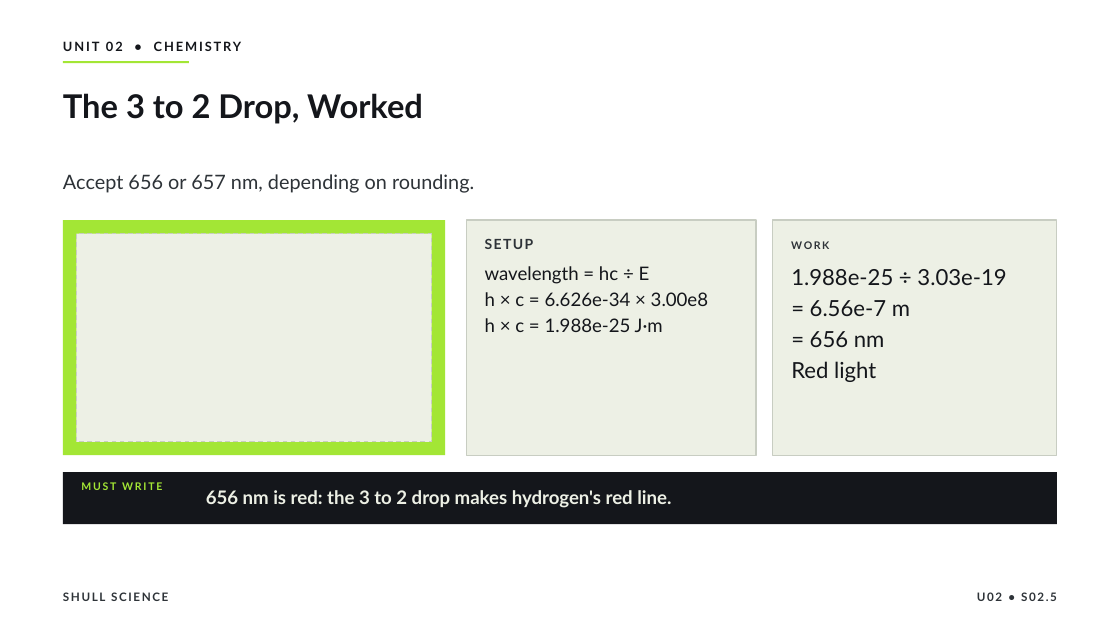
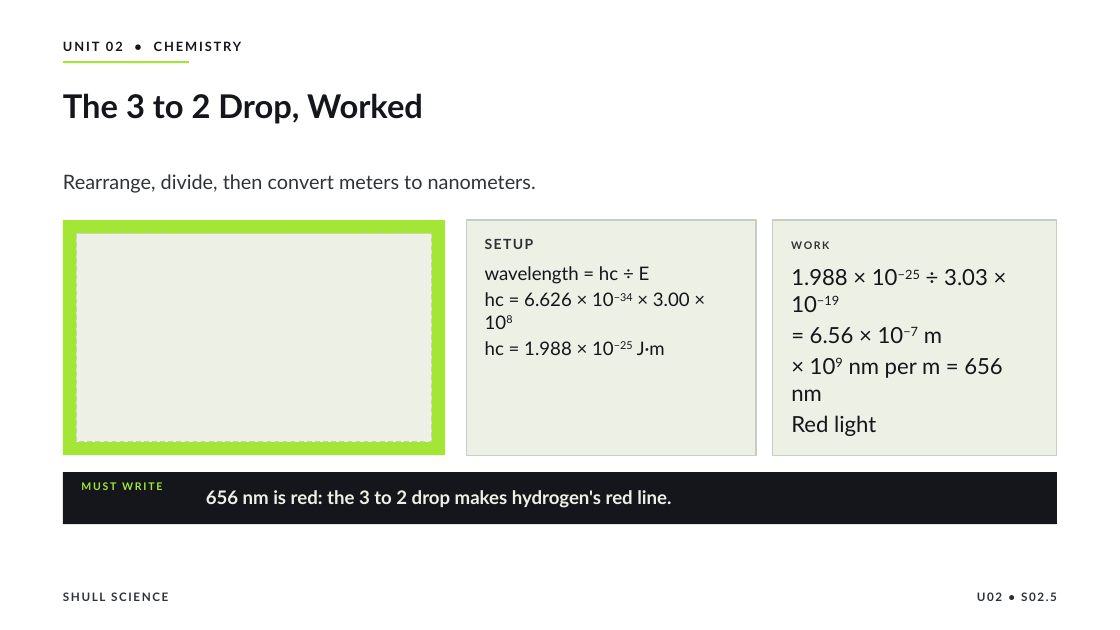
Before and after one commit to Hayabusa015/WorkWork, a slide deck: slide 12 of deliverables/chem-u02/SHULL_CHEM_Slides_U02_S02.5.pptx. Drawn at 1120x630 pixels with LibreOffice and Linux fonts; fonts in the diff are those of the drawing. Boxes give left, top, right and bottom in pixels: in the first picture for what was removed or moved away, otherwise in the second. Text is boxed around its words. In the diff, an @@ line names an element or a change of style, - is before the commit and + after.

```diff
--- a/deliverables/chem-u02/SHULL_CHEM_Slides_U02_S02.5.pptx
+++ b/deliverables/chem-u02/SHULL_CHEM_Slides_U02_S02.5.pptx
@@ text at [63, 174, 536, 193]: text changed @@
-Accept 656 or 657 nm, depending on rounding.
+Rearrange, divide, then convert meters to nanometers.
@@ text at [791, 269, 1002, 401]: text changed @@
-1.988e-25 ÷ 3.03e-19
-= 6.56e-7 m
-= 656 nm
+1.988 × 10−25 ÷ 3.03 × 10−19
+= 6.56 × 10−7 m
+× 109 nm per m = 656 nm
@@ text at [485, 292, 690, 355]: text changed @@
-h × c = 6.626e-34 × 3.00e8
-h × c = 1.988e-25 J·m
+hc = 6.626 × 10−34 × 3.00 × 108
+hc = 1.988 × 10−25 J·m
```
Also in this commit, not shown: 11 other slides changed, 12 other files.
